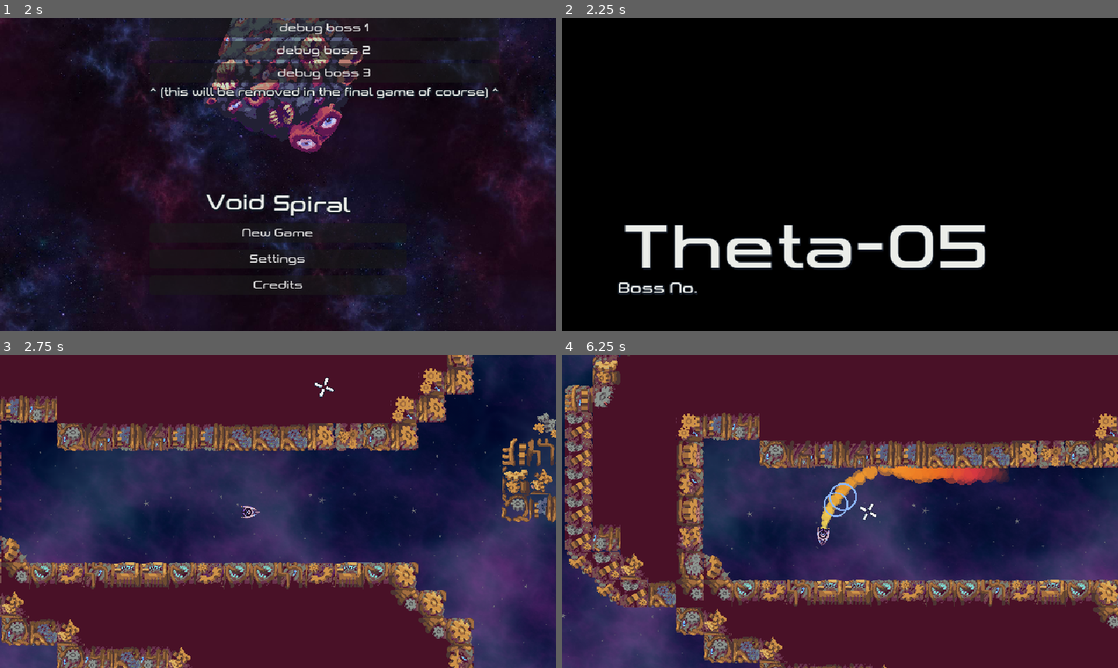
Above: before the commit, frames 1-4 (two rows, left to right).
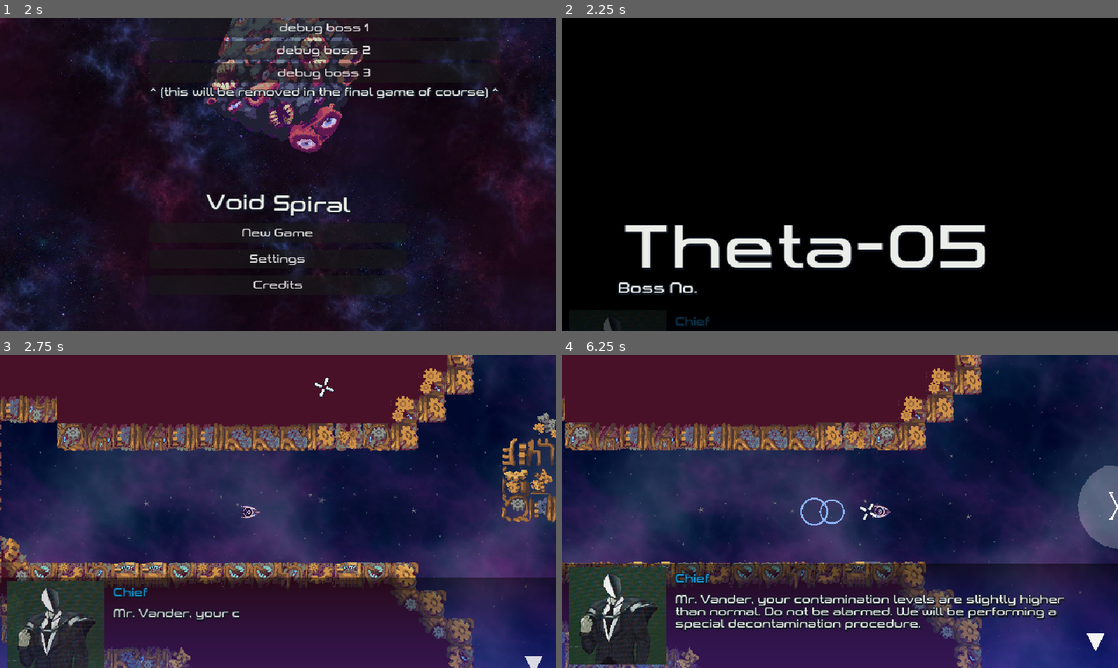
Above: after the commit, the same moments.

Repository: Yoshiip/boss-rush-jam-2024
Game: Godot game, scene res://levels/menu/menu.tscn
Two runs of this game, one before a commit and one after it. Both use one fixed random seed, a clock stepped at 60 frames per second and the inputs below. The engine's default icon, where the game draws it, is replaced by a stand-in: a white triangle on a blue panel in a dark square.
Inputs (mouse positions are in pixels of both pictures, inside the frame that each line leads up to):
- Up to frame 1 (2 s): tap Enter at 0.5, 1.25 s; move the mouse to (400, 158) at 0.52 s; hold D (move_right) 0.53-1.28 s; tap Shift (dash) at 0.6 s; move the mouse to (166, 190) at 1.27 s; hold S (move_down) from 1.28 s (still down); click (166, 190) at 1.35 s
- Up to frame 2 (2.25 s): release S (move_down) at 2 s; click "debug boss 2" at 2 s
- Up to frame 3 (2.75 s): no input
- Up to frame 4 (6.25 s): move the mouse to (895, 442) at 2.77 s; hold D (move_right) 2.78-3.53 s; tap Space (weapon_toggle) at 2.85, 5.1 s; move the mouse to (812, 574) at 3.52 s; hold W (move_up) 3.53-4.28 s; tap Shift (dash) at 3.6, 5.85 s; move the mouse to (1006, 558) at 4.27 s; press the mouse at (1006, 558) at 4.28 s; hold A (move_left) 4.28-5.78 s; move the mouse to (673, 464) at 5.02 s; release the mouse at (673, 464) at 5.03 s; move the mouse to (867, 511) at 5.77 s; hold S (move_down) from 5.78 s (still down)

Frame 1 is identical in both runs. In frame 2, 0.2% of the frame differs, in the area x 7-27%, y 95-100%; in frame 3, 26%; in frame 4, 70%, in the area x 0-100%, y 0-100%.

Commit message:
added dialogue on steampunk level

Diff:
--- a/entities/bomber/bomber.tscn
+++ b/entities/bomber/bomber.tscn
@@ -13,7 +13,8 @@
 shader_parameter/modulate = Color(1, 1, 1, 1)
 shader_parameter/whitening = 0.0
 
-[sub_resource type="RectangleShape2D" id="RectangleShape2D_kdwmb"]
+[sub_resource type="CircleShape2D" id="CircleShape2D_64b1u"]
+radius = 32.0
 
 [node name="Bomber" type="CharacterBody2D"]
 script = ExtResource("1_khg4o")
@@ -23,11 +24,10 @@
 [node name="Sprite" type="Sprite2D" parent="."]
 material = SubResource("ShaderMaterial_qa6qw")
 rotation = 2.35619
-scale = Vector2(0.4, 0.4)
 texture = ExtResource("4_2l0a4")
 
 [node name="CollisionShape" type="CollisionShape2D" parent="."]
-shape = SubResource("RectangleShape2D_kdwmb")
+shape = SubResource("CircleShape2D_64b1u")
 
 [node name="Warning" type="Sprite2D" parent="."]
 position = Vector2(0, -48)
--- a/entities/digit/digit.tscn
+++ b/entities/digit/digit.tscn
@@ -35,7 +35,7 @@
 [node name="On" type="AudioStreamPlayer2D" parent="."]
 stream = ExtResource("4_ud2ej")
 volume_db = 24.0
-attenuation = 0.05
+attenuation = 0.0659754
 bus = &"Effects"
 
 [node name="Destroy" type="AudioStreamPlayer2D" parent="."]
--- a/entities/laser_cannon/laser_cannon.tscn
+++ b/entities/laser_cannon/laser_cannon.tscn
@@ -1,13 +1,13 @@
 [gd_scene load_steps=7 format=3 uid="uid://dmom0ye3d0dpl"]
 
 [ext_resource type="Script" path="res://entities/laser_cannon/laser_cannon.gd" id="1_4ostt"]
-[ext_resource type="Texture2D" uid="uid://crdkb1citka0y" path="res://icon.svg" id="1_n51m6"]
+[ext_resource type="Texture2D" uid="uid://ct1wp4o3pd3a3" path="res://Laser.png" id="2_51625"]
 [ext_resource type="PackedScene" uid="uid://d0d5c6hxwfual" path="res://entities/laser/laser.tscn" id="2_q428g"]
 [ext_resource type="Shader" path="res://assets/spaceship/whitening.gdshader" id="2_rsbnx"]
 
-[sub_resource type="ShaderMaterial" id="ShaderMaterial_kibyo"]
+[sub_resource type="ShaderMaterial" id="ShaderMaterial_rnpx3"]
 shader = ExtResource("2_rsbnx")
-shader_parameter/modulate = Color(0, 1, 1, 1)
+shader_parameter/modulate = Color(1, 1, 1, 1)
 shader_parameter/whitening = 0.0
 
 [sub_resource type="RectangleShape2D" id="RectangleShape2D_xew0m"]
@@ -18,12 +18,11 @@
 max_health = 1000
 
 [node name="Sprite" type="Sprite2D" parent="."]
-material = SubResource("ShaderMaterial_kibyo")
-scale = Vector2(0.5, 0.5)
-texture = ExtResource("1_n51m6")
+material = SubResource("ShaderMaterial_rnpx3")
+texture = ExtResource("2_51625")
 
 [node name="Laser" parent="." instance=ExtResource("2_q428g")]
-position = Vector2(40, 0)
+position = Vector2(17, 0)
 max_laser_timer = 5.0
 
 [node name="CollisionShape" type="CollisionShape2D" parent="."]
--- a/levels/fights/steampunk/steampunk_fight.gd
+++ b/levels/fights/steampunk/steampunk_fight.gd
@@ -19,14 +19,36 @@
 	for pos in _get_random_valid_positions(3):
 		_spawn_enemy("", pos)
 
+const DIALOGUE = preload("res://ui/dialogue/dialogue.tscn")
+
+var dialogue: Dialogue
+func _on_dialogue_event(id: String) -> void:
+	dialogue.set_other("Chief", MAN_TEXTURE)
+
+const MAN_TEXTURE = preload("res://ui/dialogue/portraits/man.jpg")
+
+
 func _ready() -> void:
 	super()
+	dialogue = DIALOGUE.instantiate()
+	var dial: Array[String]
+	dial.assign(GameDialogues.MISSIONS[4])
+	dialogue.dialogue = dial
+	dialogue.ended.connect(_on_dialogue_ended)
+	dialogue.event.connect(_on_dialogue_event)
+
+	spaceship.allow_inputs.append("dialogue")
+	canvas.get_node("Container").add_child(dialogue)
 	_add_digits()
+
+func _on_dialogue_ended() -> void:
+	spaceship.allow_inputs.erase("dialogue")
 
 func _process(delta: float) -> void:
 	super(delta)
-	$Hands/Big.rotation += delta * -spin_speed
-	$Hands/Small.rotation += delta * -spin_speed * 1/12
+	if spaceship.allow_inputs.is_empty():
+		$Hands/Big.rotation += delta * -spin_speed
+		$Hands/Small.rotation += delta * -spin_speed * 1/12
 
 func _on_digit_touched(number: int) -> void:
 	if number == 12:
--- a/levels/fights/steampunk/steampunk_fight.tscn
+++ b/levels/fights/steampunk/steampunk_fight.tscn
@@ -1,10 +1,11 @@
-[gd_scene load_steps=9 format=4 uid="uid://swbe71fh4smh"]
+[gd_scene load_steps=10 format=4 uid="uid://swbe71fh4smh"]
 
 [ext_resource type="Script" path="res://levels/fights/steampunk/steampunk_fight.gd" id="1_ydmgx"]
 [ext_resource type="PackedScene" uid="uid://cw0njmjruvdmf" path="res://assets/spaceship/spaceship.tscn" id="2_ddxgr"]
 [ext_resource type="Resource" uid="uid://3ul7r0tla1yw" path="res://resources/bosses/steampunk.tres" id="2_qhn5i"]
 [ext_resource type="Script" path="res://assets/camera/BetterCamera.gd" id="3_sbtjg"]
 [ext_resource type="AudioStream" uid="uid://ukf0lmxtlyma" path="res://audios/effects/clock/final.wav" id="7_ankrn"]
+[ext_resource type="PackedScene" uid="uid://dmom0ye3d0dpl" path="res://entities/laser_cannon/laser_cannon.tscn" id="8_hopcc"]
 [ext_resource type="TileSet" uid="uid://cxnslw8n81qkk" path="res://assets/tiles/Basic_tile_set.tres" id="11_gwwk4"]
 [ext_resource type="PackedScene" uid="uid://dxd1rajk1renk" path="res://assets/door/door.tscn" id="12_bmpm0"]
 
@@ -63,6 +64,18 @@
 tile_map_data = PackedByteArray("AADz/wUAAgAEAAQAAADz/wQAAgAEAAIAAADz/wMAAgAEAAcAAADy/wMAAgAAAAAAAADy/wQAAgAHAAMAAADx/w …(4688 unchanged characters)…
 tile_set = ExtResource("11_gwwk4")
 
+[node name="LaserCannon" parent="Planet" instance=ExtResource("8_hopcc")]
+position = Vector2(-62, -636)
+rotation = 0.113291
+
+[node name="LaserCannon2" parent="Planet" instance=ExtResource("8_hopcc")]
+position = Vector2(-145, 1017)
+rotation = 1.81904
+
+[node name="LaserCannon3" parent="Planet" instance=ExtResource("8_hopcc")]
+position = Vector2(-1009, -254)
+rotation = 2.57512
+
 [node name="Door" parent="." instance=ExtResource("12_bmpm0")]
 position = Vector2(-1865, 0)
 
--- a/ui/dialogue/dialogue.tscn
+++ b/ui/dialogue/dialogue.tscn
@@ -90,7 +90,8 @@
 anchor_top = 1.0
 anchor_right = 1.0
 anchor_bottom = 1.0
-offset_top = -120.0
+offset_top = 8.0
+offset_bottom = 128.0
 grow_horizontal = 2
 grow_vertical = 0
 theme_override_styles/panel = SubResource("StyleBoxFlat_8f7mt")
--- a/ui/dialogue/game_dialogues.gd
+++ b/ui/dialogue/game_dialogues.gd
@@ -37,7 +37,7 @@
 	"o:Welcome to the CosmiCorp family, Mr. Vander.",
 ]
 
-static var MISSIONS: Array[Array] = [
+static var MISSIONS := [
 	[
 		"#switch_to_chief",
 		"This is practically robbery!",
Binary file added: Laser.png
Not shown, added: Laser.png.import
